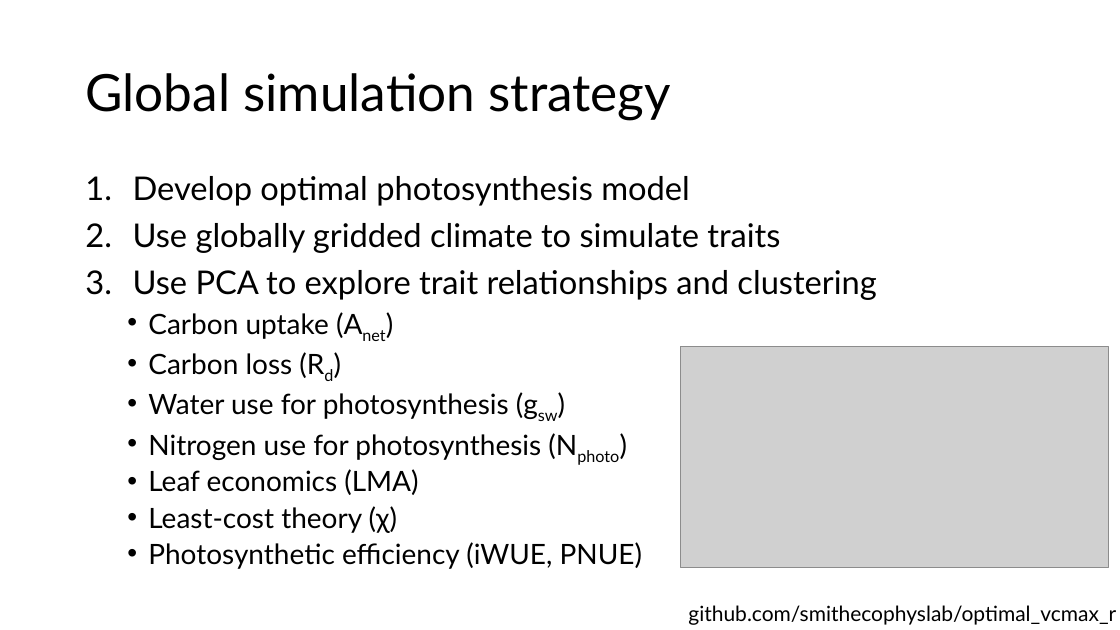
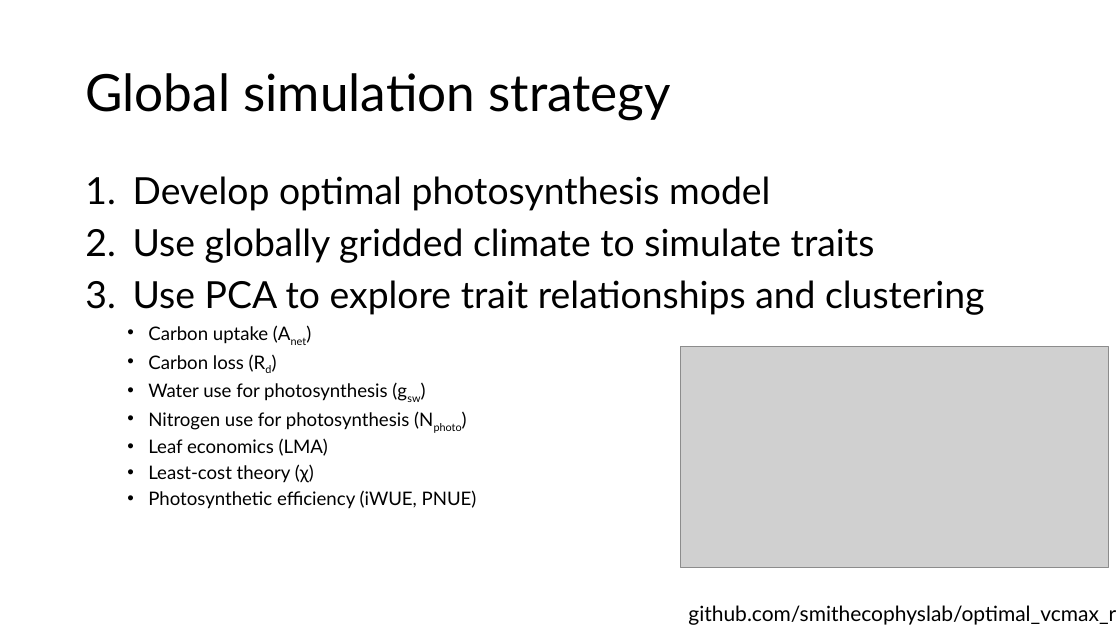
Before and after one commit to SmithEcophysLab/egu_2026, a slide deck: slide 10 of src/egu2026_optphoto_smith.pptx (slide 13 before the commit). Drawn at 1120x630 pixels with LibreOffice and Linux fonts; fonts in the diff are those of the drawing; grey boxes stand for pictures. Boxes give left, top, right and bottom in pixels: in the first picture for what was removed or moved away, otherwise in the second. Text is boxed around its words. In the diff, an @@ line names an element or a change of style, - is before the commit and + after.

```diff
--- a/src/egu2026_optphoto_smith.pptx
+++ b/src/egu2026_optphoto_smith.pptx
@@ text "Develop optimal photosynthesis model" at box(133, 176, 984, 509): size 28 to 32 pt in "Develop optimal photosynthesis model", "Use globally gridded climate to simulate traits", "Use PCA to explore trait relationships and ..."; size 24 to 16 pt in "Carbon uptake (Anet)", "Carbon loss (Rd)", "Water use for photosynthesis (gsw)", "Nitrogen use for photosynthesis (Nphoto)" and 3 more places @@
```
Also in this commit, not shown: 11 other slides changed, 2 slides added, 5 slides removed, 1 other file.
